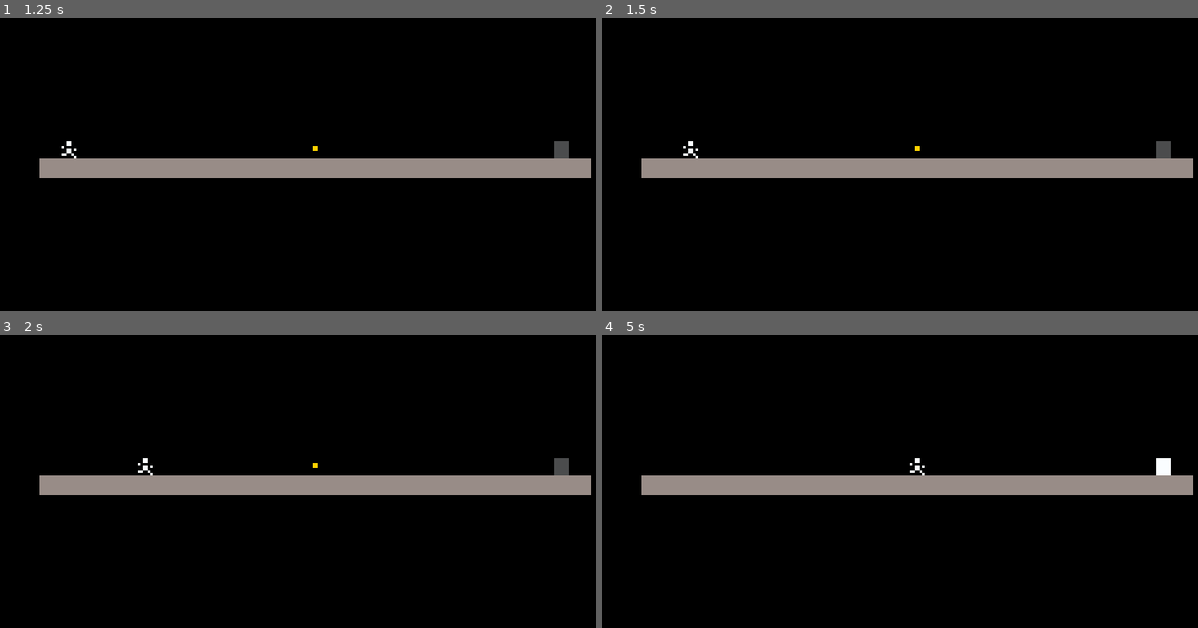
Above: before the commit, frames 1-4 (two rows, left to right).
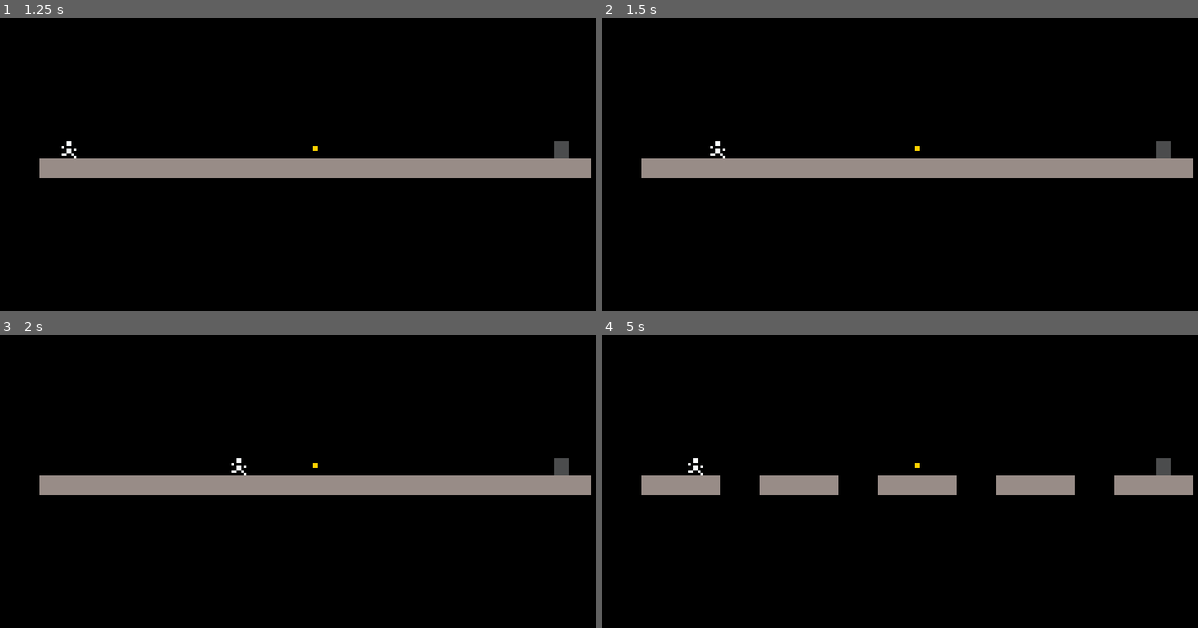
Above: after the commit, the same moments.

Repository: sugarvoid/cave-and-jumps
Game: Godot game, scene res://menu/title_screen.tscn
The game is run twice, just before and just after one commit, with the same random seed, the same clock (stepped at 60 frames per second) and the same inputs.
Inputs (mouse positions are in pixels of both pictures, inside the frame that each line leads up to):
- Up to frame 1 (1.25 s): click (315, 237) at 0.5 s
- Up to frame 2 (1.5 s): tap Enter at 1.25 s; hold D (right) from 1.28 s (still down)
- Up to frame 3 (2 s): keep holding D (right); tap Space (jump) at 1.52 s
- Up to frame 4 (5 s): tap Space (jump) at 2.27, 3.77, 4.52 s; release D (right) at 2.78 s; hold A (left) 2.78-3.53 s; hold D (right) from 3.53 s (still down)

Frame 1 is identical in both runs. In frame 2, 0.1% of the frame differs, in the area x 13-21%, y 42-48%; in frame 3, 0.1%; in frame 4, 2.0%, in the area x 14-96%, y 42-55%.

Commit message:
Update character.gd

Diff:
--- a/src/character/character.gd
+++ b/src/character/character.gd
@@ -1,15 +1,15 @@
 extends CharacterBody2D
 class_name Character
 
-const SPEED = 46.0
+const SPEED = 100.0
 const DEFAULT_GRAVITY = 240.0
 const JUMP_VELOCITY = -100.0
 const COYOTE_TIME = 0.1
 const JUMP_REDUCTION = 0.4
-const GROUND_ACCEL = 0.4
-const GROUND_DECEL = 0.4
-const AIR_ACCEL = 0.2
-const AIR_DECEL = 0.06
+const GROUND_ACCEL = 0.6
+const GROUND_DECEL = 0.5
+const AIR_ACCEL = 0.4
+const AIR_DECEL = 0.09
 
 var gravity = DEFAULT_GRAVITY
 var air_timer = 0.0
